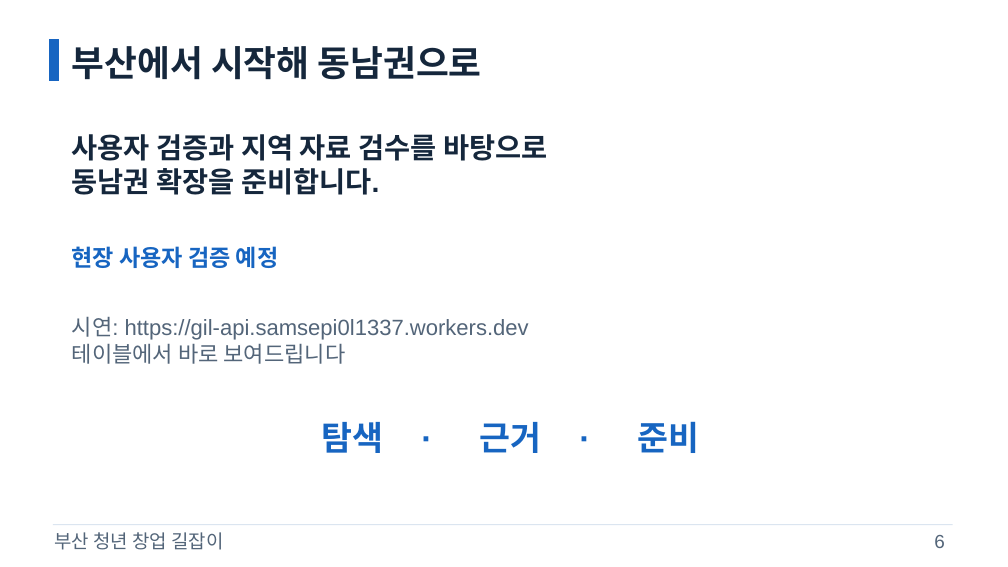
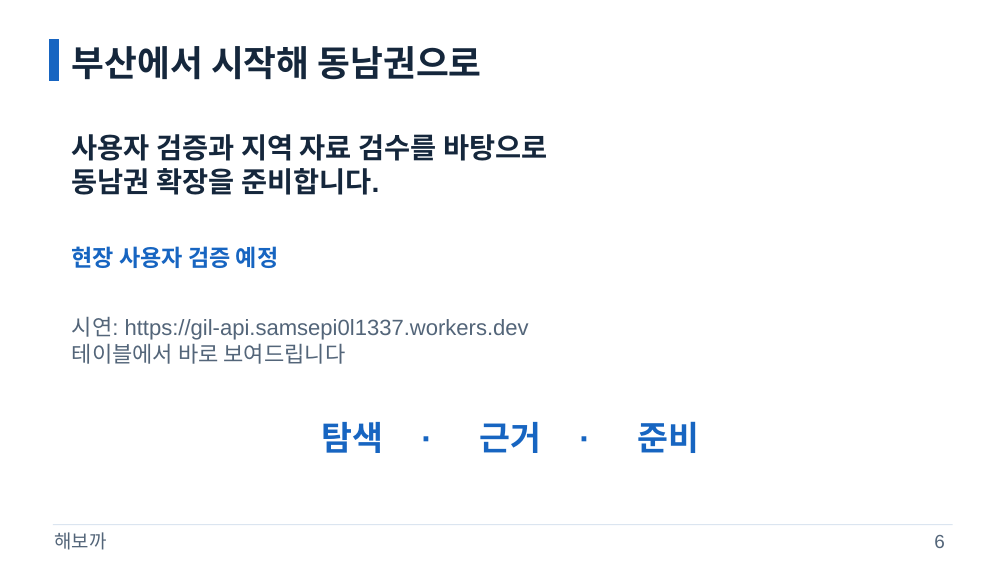
Before and after one commit to samsepi0l-1337/hackaton, a slide deck: slide 6 of docs/presentation/gil-pitch.pptx. Drawn at 1008x567 pixels with LibreOffice and Linux fonts; fonts in the diff are those of the drawing. Boxes give left, top, right and bottom in pixels: in the first picture for what was removed or moved away, otherwise in the second. Text is boxed around its words. In the diff, an @@ line names an element or a change of style, - is before the commit and + after.

```diff
--- a/docs/presentation/gil-pitch.pptx
+++ b/docs/presentation/gil-pitch.pptx
@@ text at [54, 532, 106, 550]: text changed @@
-부산 청년 창업 길잡이
+해보까
```
Also in this commit, not shown: 5 other slides changed, 15 other files.
